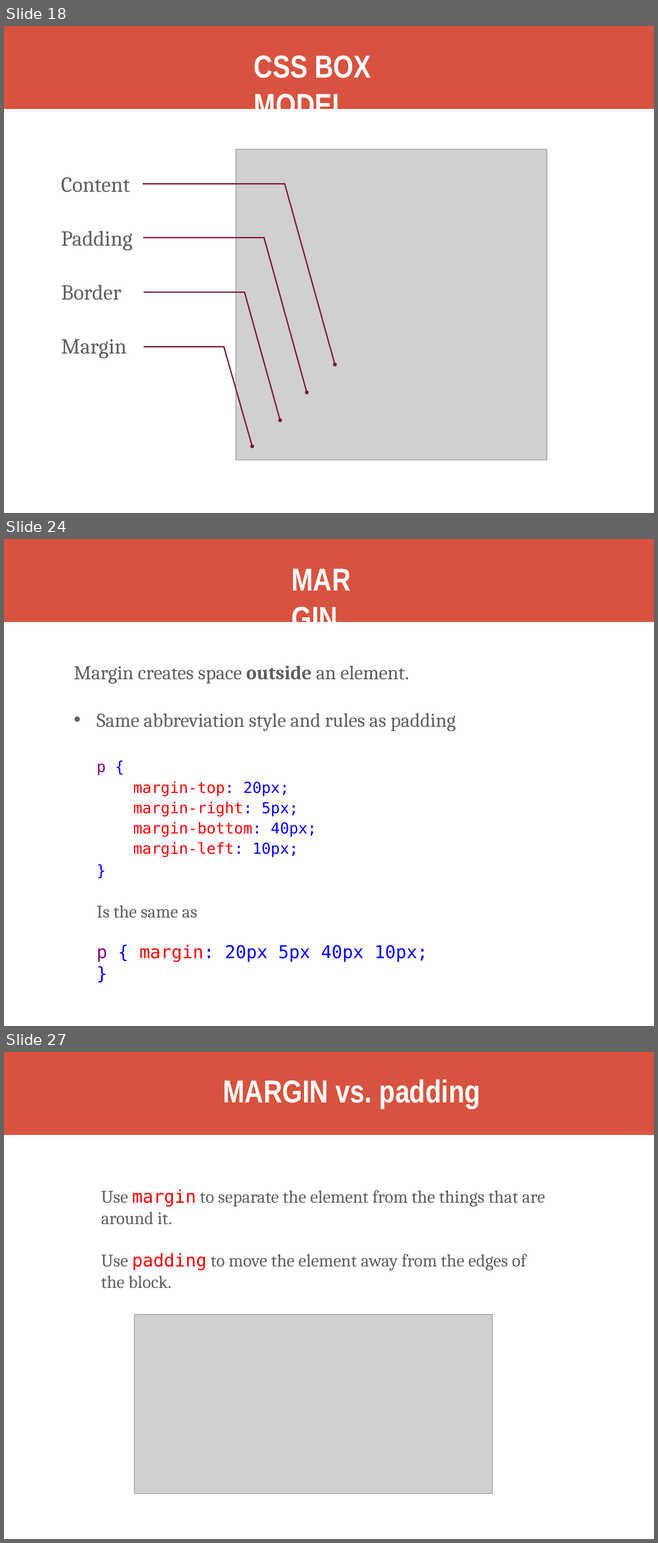
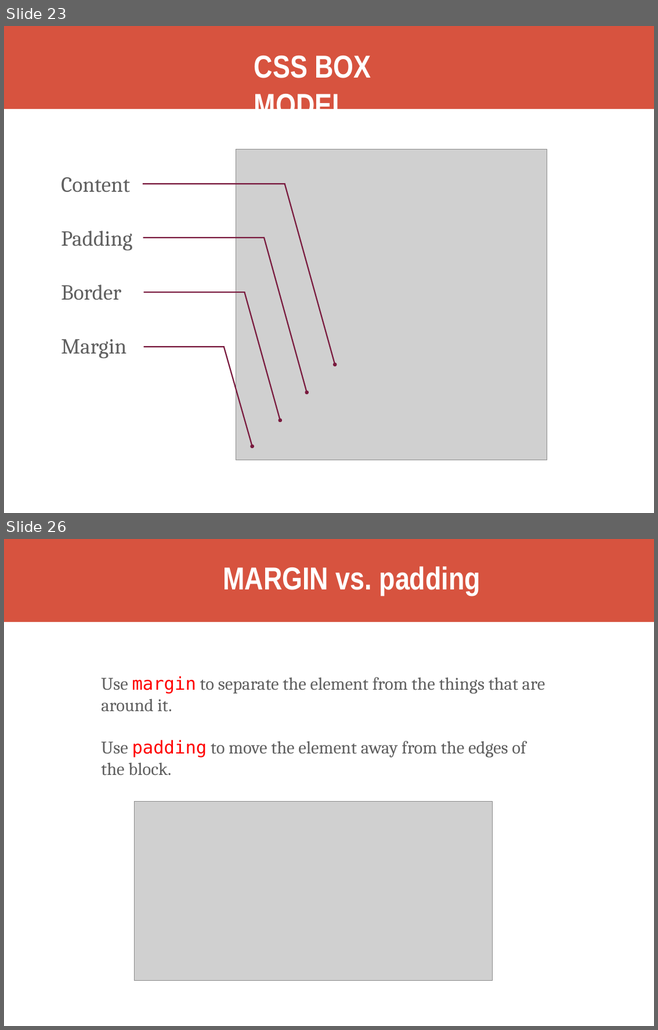
Before and after one commit to kweeket/kweeket.github.io, a slide deck: slides/week-3.pptx. Shown one above the other, each under a label of ours: slides 18, 24 and 27 before the commit, slides 23 and 26 after it; the slides between them are not shown. The pictures are 658x1543 and 658x1030 pixels, drawn with LibreOffice and Linux fonts; fonts in the diff are those of the drawing; grey boxes stand for pictures. Boxes give left, top, right and bottom in pixels: in the first picture for what was removed or moved away, otherwise in the second. Text is boxed around its words. In the diff, an @@ line names an element or a change of style, - is before the commit and + after.

```diff
--- a/slides/week-3.pptx
+++ b/slides/week-3.pptx
@@ slide 24 removed at box(4, 539, 654, 1026), background #FFFFFF @@
@@ freeform shape removed at box(4, 539, 654, 622) @@
@@ title removed at box(74, 666, 133, 684) @@
-MARGIN
@@ text removed at box(97, 665, 455, 962) @@
-Margin creates space outside an element.
-• Same abbreviation style and rules as padding
-  p {
-  margin-top: 20px;
-  margin-right: 5px;
-  margin-bottom: 40px;
-  margin-left: 10px;
-  }
-  Is the same as
-  p { margin: 20px 5px 40px 10px; }
@@ what was slide 18 is now slide 23 @@
@@ what was slide 27 is now slide 26 @@
```
Also in this commit, not shown: 1 slide changed, 6 slides added, 6 other slides removed, 2 other files.
